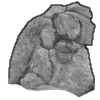
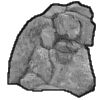
Two versions of the same layered image (100x100). Layer-by-layer changes:
painted on "line" over [7, 1, 96, 98]
